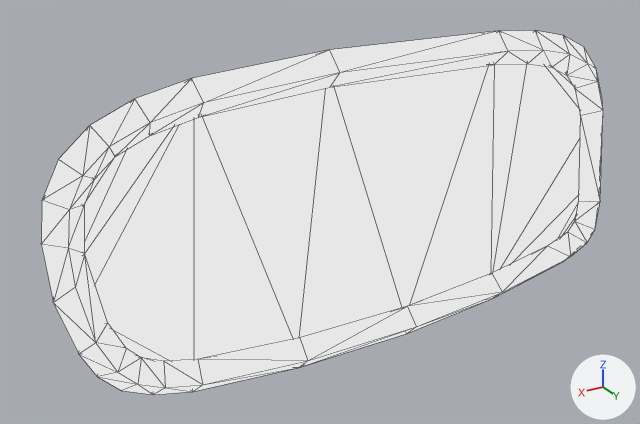
An edit to the Blender file Resources/letter_wordballoon.002.blend, drawn before and after from the same camera.
Camera for both pictures: a 50 mm camera at (0.379, 0.558, 0.284) aimed at (0.03, -0.025, -0.007). Lighting does not change. The marker at lower right points along +X, +Y and +Z. Mesh edges are drawn as thin lines.

Objects in the first picture: 'Wordballoon'.
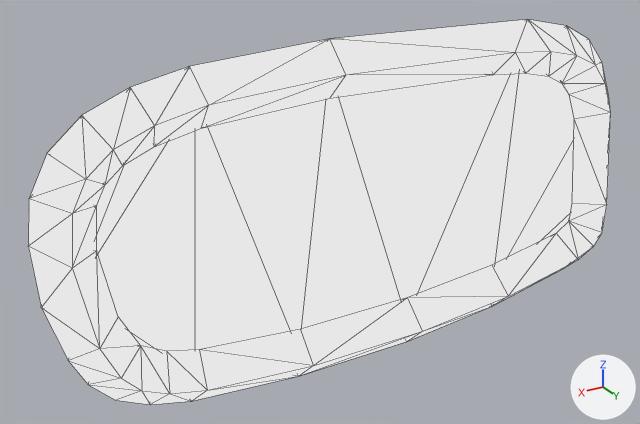
Boxes (x1, y1, x2, y2) around the edits, measured in the pictures (640 x 424 px):
```json
{"object": "Wordballoon", "change": "modifiers changed", "before": [41, 31, 603, 395], "after": [28, 20, 611, 405]}
```

Scene script edits in JSON lines:
```json
{"block": "ob_wordballoon", "where": "_m = ob_wordballoon.modifiers.new('Solidify', 'SOLIDIFY')"}
{"op": "set", "path": "_m.thickness", "old": "-0.004", "new": "-0.01"}
```
